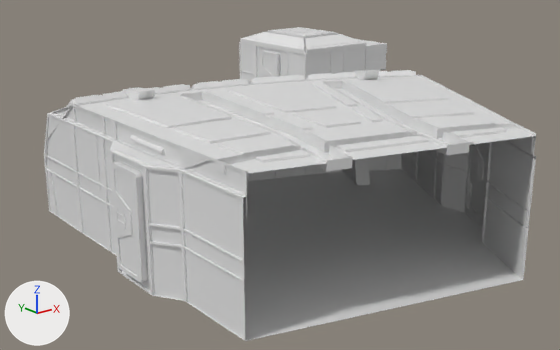
What one commit did to the Blender file BlenderSource/MonitorSickBay.blend.
Rendered twice from a 50 mm camera at (-26.0, -44.2, 22.9) aimed at (19.5, 12.7, 0.1). Arrows for +X, +Y and +Z are at lower left; the lights stay in place.
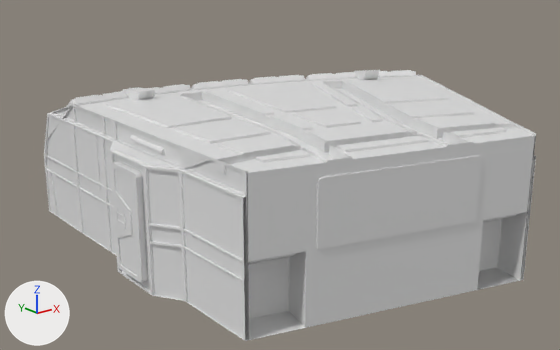
What differs and where, as boxes [x1, y1, x2, y2] in the pictures (560 x 350 px):
'Cube', reshaped (14% shorter)
    before: [44, 27, 536, 341]
    after: [44, 70, 536, 341]
part 1 of me_cube, deleted
    before: [239, 27, 387, 83]
part 2 of me_cube, built on
    before: [50, 169, 523, 341]
    after: [50, 134, 535, 341]

Diff of the bpy script that builds the scene:
```diff
--- a/BlenderSource/MonitorSickBay.blend.py
+++ b/BlenderSource/MonitorSickBay.blend.py
@@ me_cube @@
 # used by ob_cube; location = (0.0, 0.0, 0.0)
-me_cube.from_pydata(...)  # 6203 vertices, 4505 faces, 4 loose edges; spans x -3.8..49.8, y -16.4..40.7, z 0.0..11.4
+me_cube.from_pydata(...)  # 3578 vertices, 2590 faces, 4 loose edges; spans x -3.8..31.6, y -16.4..17.3, z 0.0..11.4
+# me_cube part 1: 10 loose pieces with 2836 vertices, spanning x 34.7..49.8, y 26.2..40.7, z 0.0..10.6, are deleted
+# me_cube part 2
+# 1 face is deleted
+# 205 vertices are added at x -2.0..18.0, y -15.8..-9.0, z 0.0..10.3
+# 6 new vertices lie (3.5, -0.9, 0.0) away from vertices in x -2.0..13.9, y -15.4..-11.3, z 0.0..10.3
+# 157 new faces join them
 me_cube.materials.append(mat_material)
```
